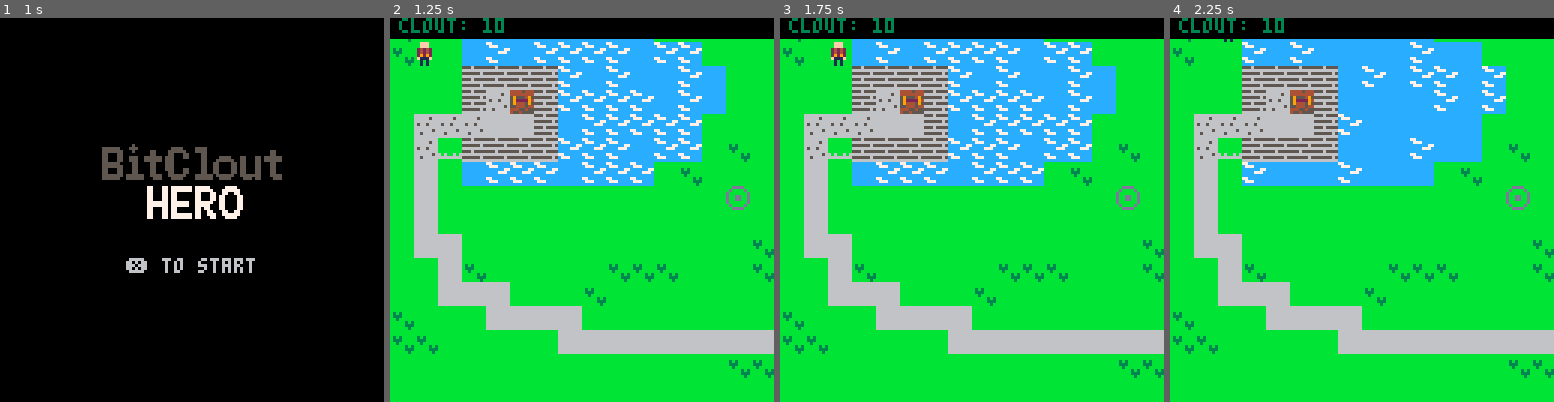
Above: before the commit, frames 1-4 (left to right).
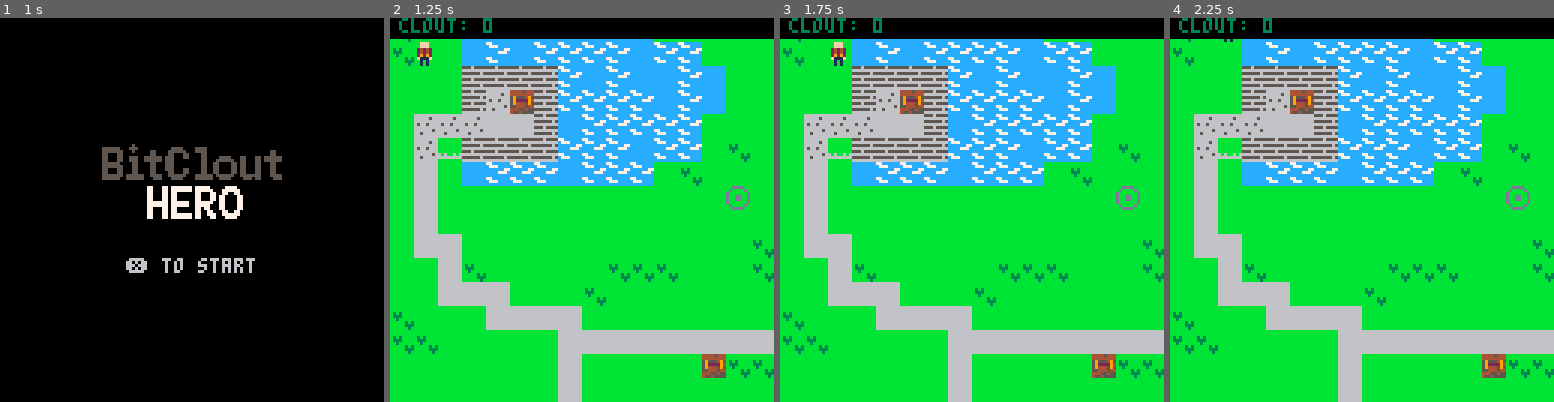
Above: after the commit, the same moments.

Repository: thoughtlesslabs/bitclouthero
Game: PICO-8 cartridge bitclout.p8
Same seed, same stepped clock (60 frames per second), same inputs: the game is played once before the commit and once after it.
Inputs:
- Up to frame 1 (1 s): tap X (X key) at 0.33 s
- Up to frame 2 (1.25 s): tap X (X key) at 1.07 s
- Up to frame 3 (1.75 s): hold Right from 1.6 s (still down)
- Up to frame 4 (2.25 s): tap X (X key) at 1.85 s; release Right at 2.1 s; hold Up from 2.15 s (still down)

Frame 1 is identical in both runs. In frame 2, 1.3% of the frame differs, in the area x 24-88%, y 0-100%; in frame 3, 1.3%; in frame 4, 5.3%, in the area x 18-88%, y 0-100%.

Commit message:
Fixed reset toggling issues

Diff:
--- a/bitclout.p8
+++ b/bitclout.p8
@@ -39,7 +39,7 @@
 	p.x = 1
 	p.y = 1
 	p.bits = 0
-	p.clout = 10
+	p.clout = 0
 	p.sprite = 9
 end
 
@@ -69,10 +69,12 @@
 
 -- animation functions
 function toggle_tiles()
-	for x=mapx,mapx+15 do
-		for y=mapy,mapy+15 do
-			if is_tile(cloutopen,x,y) and gameover then
-				unswap_tile(x,y)
+	for x=0,64 do
+		for y=0,31 do
+			if is_tile(cloutopen,x,y) or is_tile(trapclosed,x,y) then
+				if gameover then
+					unswap_tile(x,y)
+				end
 			end
 			if is_tile(water,x,y) then
 				swap_tile(x,y)
@@ -115,8 +117,8 @@
 
 function resetgame()
 	map_setup()
+	toggle_tiles()
 	make_player()
-	toggle_tiles()
 	gameover=false
 	game=true
 end
@@ -149,7 +151,6 @@
 		if btnp(5) then
 			menu = false
 			game=true
-			wait = 0
 		end
 	end
 	logoanimation()
@@ -157,7 +158,7 @@
 
 function updategame()
 	if not gameover then
-				check_win()
+		check_win()
 		move_player()
 		update_map()
 	end
@@ -235,15 +236,16 @@
 end
 
 function drawgameover()
-	textx = mapx*8+40
-	texty = mapy*8+10
-
-	rectfill(textx,texty,textx+50,texty+20,0)
+	textx = mapx*8+15
+	texty = mapy*8+50
+
+	rectfill(textx,texty,textx+100,texty+20,0)
 	if gamewin then
-		print('congratulations',textx+5,texty+5)
+		print('congratulations',textx+20,texty+5,7)
 	else
-		print('sorry. you lose',textx+5,texty+5)
-	end
+		print('sorry. you lose',textx+20,texty+5,7)
+	end
+	print('press ❎ to play again',textx+5,texty+12,7)
 end
 
 function draw_map()
@@ -452,28 +454,38 @@
 
 
 __map__
-0302022222222223232322020202020202020202020202020202020202020202000000000000000000000000000000000000000000000000000000000000000000000000000000000000000000000000000000000000000000000000000000000000000000000000000000000000000000000000000000000000000000000000
-0302022322232222222223222202020202020202020202020202020202020202000000000000000000000000000000000000000000000000000000000000000000000000000000000000000000000000000000000000000000000000000000000000000000000000000000000000000000000000000000000000000000000000
-0202021212121222232223232223020202020202020202020302020202020202000000000000000000000000000000000000000000000000000000000000000000000000000000000000000000000000000000000000000000000000000000000000000000000000000000000000000000000000000000000000000000000000
-0202021214061222222222232223020203020202020302020202020202020202000000000000000000000000000000000000000000000000000000000000000000000000000000000000000000000000000000000000000000000000000000000000000000000000000000000000000000000000000000000000000000000000
-0214141413131223222222222202020202020202020303030303030202020202000000000000000000000000000000000000000000000000000000000000000000000000000000000000000000000000000000000000000000000000000000000000000000000000000000000000000000000000000000000000000000000000
-0214261212121222222223222202030202030303030203030302030202020202000000000000000000000000000000000000000000000000000000000000000000000000000000000000000000000000000000000000000000000000000000000000000000000000000000000000000000000000000000000000000000000000
-0213022322222223222222020302020202030202030303030303030202020202000000000000000000000000000000000000000000000000000000000000000000000000000000000000000000000000000000000000000000000000000000000000000000000000000000000000000000000000000000000000000000000000
-0213020202020202020202020202160202020202030203030303030302020202000000000000000000000000000000000000000000000000000000000000000000000000000000000000000000000000000000000000000000000000000000000000000000000000000000000000000000000000000000000000000000000000
-0213020202020202020202020202020202020202020303020203030202020202000000000000000000000000000000000000000000000000000000000000000000000000000000000000000000000000000000000000000000000000000000000000000000000000000000000000000000000000000000000000000000000000
-0213130202020202020202020202020302020203020202030302020202020202000000000000000000000000000000000000000000000000000000000000000000000000000000000000000000000000000000000000000000000000000000000000000000000000000000000000000000000000000000000000000000000000
-0202130302020202020303030202020302020203030202020202020202020202000000000000000000000000000000000000000000000000000000000000000000000000000000000000000000000000000000000000000000000000000000000000000000000000000000000000000000000000000000000000000000000000
-0202131313020202030202020202020202020202020303020202020202020202000000000000000000000000000000000000000000000000000000000000000000000000000000000000000000000000000000000000000000000000000000000000000000000000000000000000000000000000000000000000000000000000
-0302020213131313020202020202020202020202020202020202020202020202000000000000000000000000000000000000000000000000000000000000000000000000000000000000000000000000000000000000000000000000000000000000000000000000000000000000000000000000000000000000000000000000
-0303020202020213131313131313131313131313131313131313131313130202000000000000000000000000000000000000000000000000000000000000000000000000000000000000000000000000000000000000000000000000000000000000000000000000000000000000000000000000000000000000000000000000
-0202020202020202020202020202030303020202020202020202020202020202000000000000000000000000000000000000000000000000000000000000000000000000000000000000000000000000000000000000000000000000000000000000000000000000000000000000000000000000000000000000000000000000
-0202020202020202020202020202020202020202020202020202020202020202000000000000000000000000000000000000000000000000000000000000000000000000000000000000000000000000000000000000000000000000000000000000000000000000000000000000000000000000000000000000000000000000
-0000000000000000000000000404040404040404000000000000000000000000000000000000000000000000000000000000000000000000000000000000000000000000000000000000000000000000000000000000000000000000000000000000000000000000000000000000000000000000000000000000000000000000
-0000000000000000000000000000040000040404000000000000000000000000000000000000000000000000000000000000000000000000000000000000000000000000000000000000000000000000000000000000000000000000000000000000000000000000000000000000000000000000000000000000000000000000
-0000000000000000000000000000040000040400000000000000000000000000000000000000000000000000000000000000000000000000000000000000000000000000000000000000000000000000000000000000000000000000000000000000000000000000000000000000000000000000000000000000000000000000
-0000000000000000000000000000040000000000000000000000000000000000000000000000000000000000000000000000000000000000000000000000000000000000000000000000000000000000000000000000000000000000000000000000000000000000000000000000000000000000000000000000000000000000
-0000000000000000000000000000040000000000000000000000000000000000000000000000000000000000000000000000000000000000000000000000000000000000000000000000000000000000000000000000000000000000000000000000000000000000000000000000000000000000000000000000000000000000
-0000000000000000000000000000040000000000000000000000000000000000000000000000000000000000000000000000000000000000000000000000000000000000000000000000000000000000000000000000000000000000000000000000000000000000000000000000000000000000000000000000000000000000
-
-
-
+0302022222222223232322020202020206020202020202020202020202020202020202020202020202020202020202020202020202020202020202020202020202020000000000000000000000000000000000000000000000000000000000000000000000000000000000000000000000000000000000000000000000000000
+0302022322232222222223222202020202020202020202020202020202020602020202020202020202020202020202020202020202020202020202020202020202020000000000000000000000000000000000000000000000000000000000000000000000000000000000000000000000000000000000000000000000000000
+0202021212121222232223232223020202020202020202020302020202020202020202020202020202020202020202020202020202020202020202020202020202020000000000000000000000000000000000000000000000000000000000000000000000000000000000000000000000000000000000000000000000000000
+0202021214061222222222232223020203020226020302020202020202020202022602020202020203030303030202020202020202020202020202020202020202020000000000000000000000000000000000000000000000000000000000000000000000000000000000000000000000000000000000000000000000000000
+0214141413131223222222222202020202020202020303030303030202020202020202020202020203030303030303030302020202020202020202020202020202020000000000000000000000000000000000000000000000000000000000000000000000000000000000000000000000000000000000000000000000000000
+0214261212121222222223222202030202030303030203030302030202020202020202020202020202030303030303030303020202260202020602020202020202020000000000000000000000000000000000000000000000000000000000000000000000000000000000000000000000000000000000000000000000000000
+0213022322222223222222020302020202030202030303030303030202020202020202131313131313131313131313130202020202020202020202020202020202020000000000000000000000000000000000000000000000000000000000000000000000000000000000000000000000000000000000000000000000000000
+0213020202020202020202020202160202020202030203030303030302020202020202130202020202020202020202131313020202020202020202020202131313020000000000000000000000000000000000000000000000000000000000000000000000000000000000000000000000000000000000000000000000000000
+0213020202020202020202020202020202020202020303020203030202020202020213020202020202020202020202020213131313131313131313131313130202020000000000000000000000000000000000000000000000000000000000000000000000000000000000000000000000000000000000000000000000000000
+0213130202020202020202020202020302020203020202030302020202020202131302020202020202020202020202020202021302020202020202020202020202020000000000000000000000000000000000000000000000000000000000000000000000000000000000000000000000000000000000000000000000000000
+0202130302020202020303030202020302020203030202020202020202020202130202020202020202030206020202020202021302020202020202020202020202020000000000000000000000000000000000000000000000000000000000000000000000000000000000000000000000000000000000000000000000000000
+0202131313020202030202020202020202020202020303020202260202020213130202020202020202030202020202020202131302020202020202020202020202020000000000000000000000000000000000000000000000000000000000000000000000000000000000000000000000000000000000000000000000000000
+0302020213131313020202020202020202020202020202020202020202021313020202020202020202030302020202020202130202020202020202020202020202020000000000000000000000000000000000000000000000000000000000000000000000000000000000000000000000000000000000000000000000000000
+0303020202020213131313131313131313131313131313131313131313131302020302020202030303020303020202020202130202020202020303020302020202020200000000000000000000000000000000000000000000000000000000000000000000000000000000000000000000000000000000000000000000000000
+0202020202020213020202020206030303020202021302020202020202020202020303020203030303020202030202020213130203030302020303030302020202020200000000000000000000000000000000000000000000000000000000000000000000000000000000000000000000000000000000000000000000000000
+0202020202020213020202020202020202020202021313020202020202020202020203030302030303030303030202020213020202020302020303030202020202020200000000000000000000000000000000000000000000000000000000000000000000000000000000000000000000000000000000000000000000000000
+0202020226020213020202020202020202020202020213020202260202020202020202020202020303030202020202021313020202020302030203030202020602020200000000000000000000000000000000000000000000000000000000000000000000000000000000000000000000000000000000000000000000000000
+0202020202020213131313020202020202020202020213020202020202020202020202020202020202030302020202131302020202020303030303030202020202020200000000000000000000000000000000000000000000000000000000000000000000000000000000000000000000000000000000000000000000000000
+0202030303030213020213130202020202020202020213130202020202020202020202020202020202020202021313130202020202020203030203030302020202020200000000000000000000000000000000000000000000000000000000000000000000000000000000000000000000000000000000000000000000000000
+0203030303030313130202130202020202020202020202130202020202020202020202020202020226020202131302020202020202020202030202030303020202020200000000000000000000000000000000000000000000000000000000000000000000000000000000000000000000000000000000000000000000000000
+0202020303030303130202130202020202020303030202131302020202020202020202020202020202020202130202020202020202020202030203030202020202020000000000000000000000000000000000000000000000000000000000000000000000000000000000000000000000000000000000000000000000000000
+0202020203030303131313130202020203030202020202021302020202020202020202020202020202020213130202020202020202020202030303020202020202020000000000000000000000000000000000000000000000000000000000000000000000000000000000000000000000000000000000000000000000000000
+0202020202020303020202020202030303030303030203031302030303030303030303020202020202020213020202020202020202260202020202020202020202020000000000000000000000000000000000000000000000000000000000000000000000000000000000000000000000000000000000000000000000000000
+0202020206020203020202020203030303030303020303021303030202060203020202030302020202021313020202020202020202020202020202020202020202020000000000000000000000000000000000000000000000000000000000000000000000000000000000000000000000000000000000000000000000000000
+0202020202020202020202020302020302030303030202021303030202020203030302020202020202021302020206020202020202021313131313131313020202020000000000000000000000000000000000000000000000000000000000000000000000000000000000000000000000000000000000000000000000000000
+0202020202020202020202020303030303030302020202021313030303030303030303020202020202021302020202020202020202131302020202020202131313020000000000000000000000000000000000000000000000000000000000000000000000000000000000000000000000000000000000000000000000000000
+0202020202020202020202020202020303030302020202020213030303030303030303020202020202131302020202020202020202130202020202020202020202131313000000000000000000000000000000000000000000000000000000000000000000000000000000000000000000000000000000000000000000000000
+0202020202020202022602020202020202020202020202020213030303020303030303020202020202131302020202020202020202130202020202020202020202020000000000000000000000000000000000000000000000000000000000000000000000000000000000000000000000000000000000000000000000000000
+0202020202020202020202020202020202020202020202020213131302030303030302020202020202021302020202020202020213130202020202020202020202020000000000000000000000000000000000000000000000000000000000000000000000000000000000000000000000000000000000000000000000000000
+0202020202020202020202020202020202020202020202020202021313131313131313020202020202021302020213131313131313020202020202260202020202020000000000000000000000000000000000000000000000000000000000000000000000000000000000000000000000000000000000000000000000000000
+0202020202020202020202020202020202020202020202020202020202020202020213131313131313131313131313020202020202020202020202020202020202020000000000000000000000000000000000000000000000000000000000000000000000000000000000000000000000000000000000000000000000000000
+0202020202020202020202020202020202020202020202020202020202020202020202020202020202020202020202020202020202020202020202020202020202020000000000000000000000000000000000000000000000000000000000000000000000000000000000000000000000000000000000000000000000000000
+
+
+
